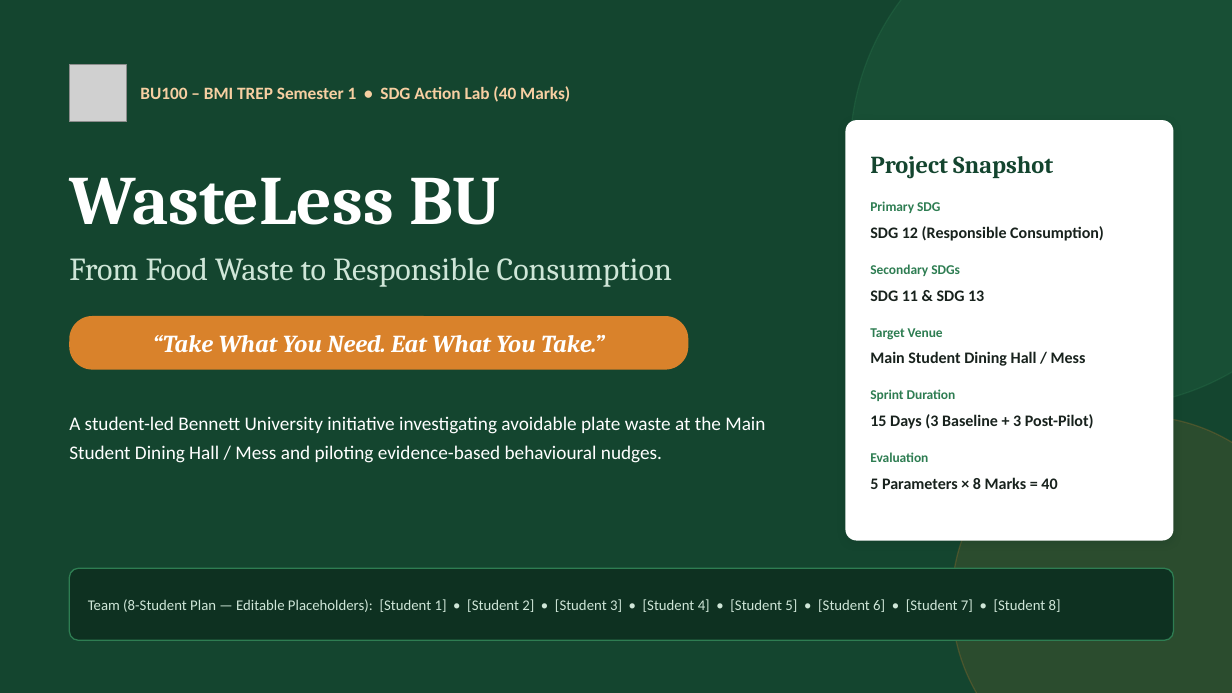
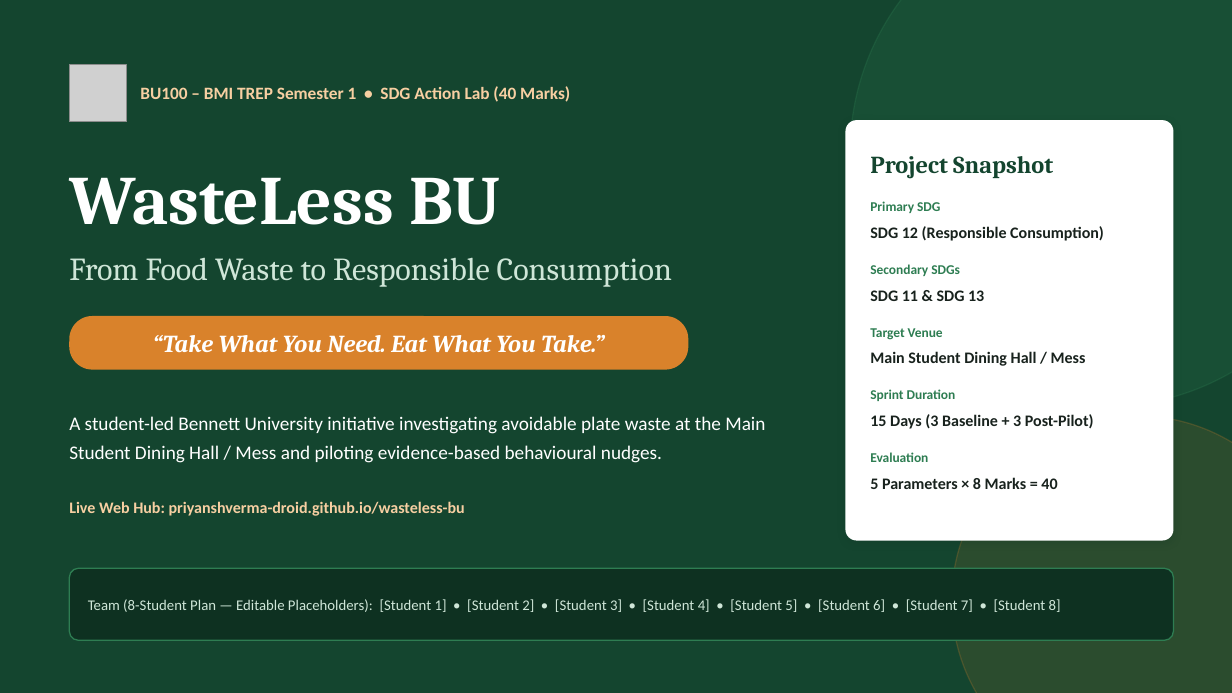
Before and after one commit to PRIYANSHVERMA-droid/wasteless-bu, a slide deck: slide 1 of WasteLess_BU_Pitch_Deck.pptx. Drawn at 1232x693 pixels with LibreOffice and Linux fonts; fonts in the diff are those of the drawing; grey boxes stand for pictures. Boxes give left, top, right and bottom in pixels: in the first picture for what was removed or moved away, otherwise in the second. Text is boxed around its words. In the diff, an @@ line names an element or a change of style, - is before the commit and + after.

```diff
--- a/WasteLess_BU_Pitch_Deck.pptx
+++ b/WasteLess_BU_Pitch_Deck.pptx
@@ text added at (69,501,465,516), 12.5 pt, text #F7CFA2, bold @@
+Live Web Hub: priyanshverma-droid.github.io/wasteless-bu
```
Also in this commit, not shown: 11 other slides changed, 9 other files.
